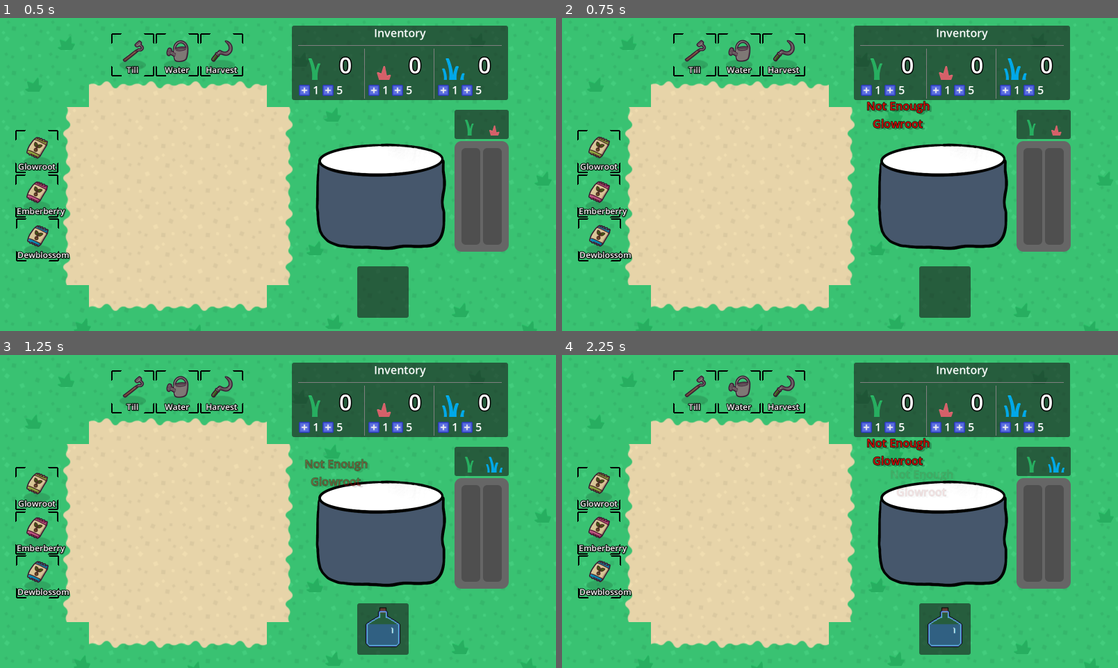
Above: before the commit, frames 1-4 (two rows, left to right).
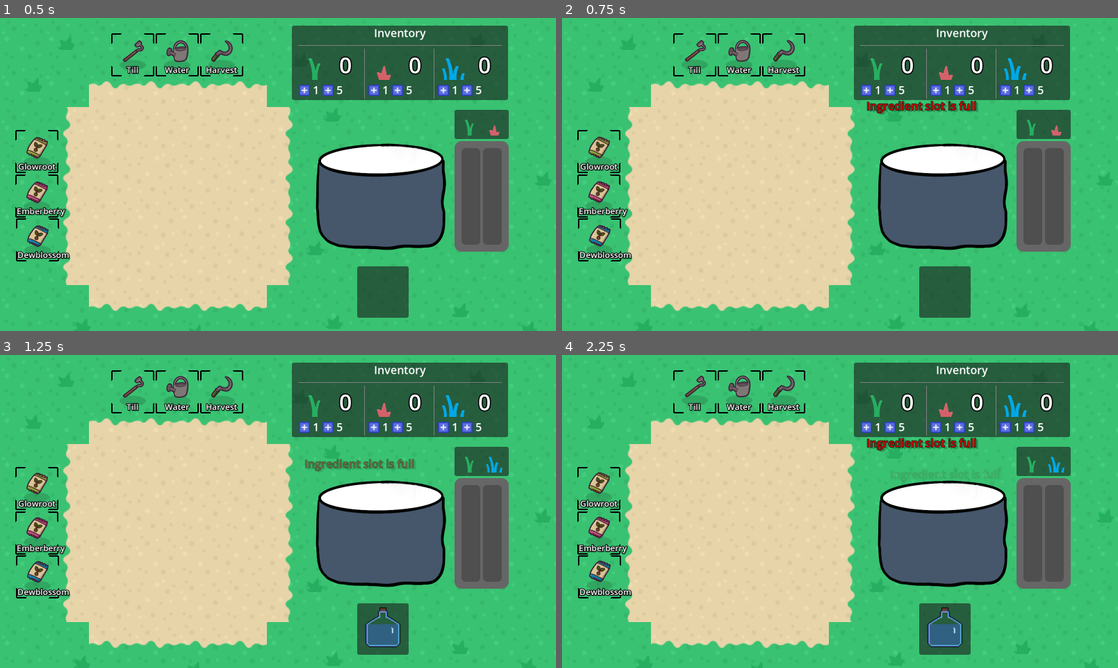
Above: after the commit, the same moments.

Repository: KurzweilTV/godotwild79
Game: Godot game, scene res://gameboard/Main.tscn
Same seed, same stepped clock (60 frames per second), same inputs: the game is played once before the commit and once after it.
Inputs (mouse positions are in pixels of both pictures, inside the frame that each line leads up to):
- Up to frame 1 (0.5 s): no input
- Up to frame 2 (0.75 s): click (867, 89) at 0.5 s
- Up to frame 3 (1.25 s): no input
- Up to frame 4 (2.25 s): click (890, 426) at 1.25 s; click (867, 426) at 2 s

Frame 1 is identical in both runs. In frame 2, 0.8% of the frame differs, in the area x 55-75%, y 26-36%; in frame 3, 0.6%; in frame 4, 0.9%, in the area x 55-78%, y 26-46%.

Commit message:
all cauldron features working now

Diff:
--- a/gameboard/cauldron/scripts/cauldron.gd
+++ b/gameboard/cauldron/scripts/cauldron.gd
@@ -3,8 +3,8 @@
 
 @export var current_mixture: Mixture = preload("res://mixtures/blazebloom.tres")
 @onready var liquid: Sprite2D = $Liquid
-@onready var ingredient_1: ProgressBar = %Ingredient1
-@onready var ingredient_2: ProgressBar = %Ingredient2
+@onready var ingredient_1_bar: ProgressBar = %Ingredient1
+@onready var ingredient_2_bar: ProgressBar = %Ingredient2
 @onready var texture_1: TextureRect = %Texture1
 @onready var texture_2: TextureRect = %Texture2
 @onready var order_scene: Node2D = $OrderScene
@@ -45,54 +45,82 @@
 	liquid.modulate = weighted_color
 
 func add_ingredient(ingredient: Crop, amount: int) -> void:
-	var slot_key = ""
+	var slot_keys = []
 
 	if current_mixture:
 		if ingredient == current_mixture.ingredient_1:
-			slot_key = "ingredient_1"
-		elif ingredient == current_mixture.ingredient_2:
-			slot_key = "ingredient_2"
-		else:
+			slot_keys.append("ingredient_1")
+		if ingredient == current_mixture.ingredient_2:
+			slot_keys.append("ingredient_2")
+
+		if slot_keys.is_empty():
 			GlobalCursor.float_text("Invalid\ningredient", Color.RED)
 			return
 
-	if slot_key in cook_slots and cook_slots[slot_key].get("count", 0) >= cook_slots[slot_key].get("required", 9999):
+	# Ensure both slots exist
+	if "ingredient_1" in slot_keys and "ingredient_2" in slot_keys and current_mixture.ingredient_1 == current_mixture.ingredient_2:
+		slot_keys = ["ingredient_1", "ingredient_2"]
+
+	# Track how much is left to add
+	var remaining_amount = amount
+
+	# Try to add to each slot in order
+	for slot_key in slot_keys:
+		if slot_key in cook_slots and cook_slots[slot_key].get("count", 0) >= cook_slots[slot_key].get("required", 9999):
+			continue  # Skip full slots
+
+		var required_amount = current_mixture.ingredient_1_amount if slot_key == "ingredient_1" else current_mixture.ingredient_2_amount
+		var current_amount = cook_slots.get(slot_key, {}).get("count", 0)
+		var addable_amount = min(remaining_amount, required_amount - current_amount)
+
+		if addable_amount > 0:
+			if Inventory.has_item(ingredient.crop_name, addable_amount):
+				Inventory.remove_item(ingredient.crop_name, addable_amount)
+
+				if slot_key not in cook_slots:
+					cook_slots[slot_key] = {
+						"crop": ingredient,
+						"count": addable_amount,
+						"required": required_amount
+					}
+				else:
+					cook_slots[slot_key]["count"] += addable_amount
+
+				remaining_amount -= addable_amount
+
+	# If nothing was added, show an error
+	if remaining_amount == amount:
 		GlobalCursor.float_text("Ingredient slot is full", Color.RED)
-		return
 
-	if Inventory.has_item(ingredient.crop_name, amount):
-		Inventory.remove_item(ingredient.crop_name, amount)
-
-		if slot_key not in cook_slots:
-			cook_slots[slot_key] = {
-				"crop": ingredient,
-				"count": amount,
-				"required": current_mixture.ingredient_1_amount if slot_key == "ingredient_1" else current_mixture.ingredient_2_amount
-			}
-		else:
-			cook_slots[slot_key]["count"] += amount
-
+	# Update UI if something was added
+	if amount != remaining_amount:
 		update_liquid_color()
 		update_progress_ui()
-	else:
-		GlobalCursor.float_text("Not Enough\n%s" % ingredient.crop_name, Color.RED)
 
 func update_progress_ui():
 	if "ingredient_1" in cook_slots:
-		ingredient_1.value = cook_slots["ingredient_1"].get("count", 0)
-		ingredient_1.max_value = cook_slots["ingredient_1"].get("required", 0)
-		ingredient_1.add_theme_color_override("fill_color", cook_slots["ingredient_1"]["crop"].crop_color)
+		var ing1_data = cook_slots["ingredient_1"]
+		ingredient_1_bar.value = ing1_data.get("count", 0)
+		ingredient_1_bar.max_value = ing1_data.get("required", 0)
+
+		var stylebox = ingredient_1_bar.get_theme_stylebox("fill").duplicate()
+		stylebox.bg_color = ing1_data["crop"].crop_color
+		ingredient_1_bar.add_theme_stylebox_override("fill", stylebox)
 
 	if "ingredient_2" in cook_slots:
-		ingredient_2.value = cook_slots["ingredient_2"].get("count", 0)
-		ingredient_2.max_value = cook_slots["ingredient_2"].get("required", 0)
-		ingredient_2.add_theme_color_override("fill_color", cook_slots["ingredient_2"]["crop"].crop_color)
+		var ing2_data = cook_slots["ingredient_2"]
+		ingredient_2_bar.value = ing2_data.get("count", 0)
+		ingredient_2_bar.max_value = ing2_data.get("required", 0)
+
+		var stylebox = ingredient_2_bar.get_theme_stylebox("fill").duplicate()
+		stylebox.bg_color = ing2_data["crop"].crop_color
+		ingredient_2_bar.add_theme_stylebox_override("fill", stylebox)
 
 func reset_cauldron():
 	cook_slots.clear()
 	liquid.modulate = Color(1, 1, 1, 1)  # Reset color to default
-	ingredient_1.value = 0
-	ingredient_2.value = 0
+	ingredient_1_bar.value = 0
+	ingredient_2_bar.value = 0
 	texture_1.texture = null
 	texture_2.texture = null
 
Binary file changed: mixtures/art/bottle.aseprite
